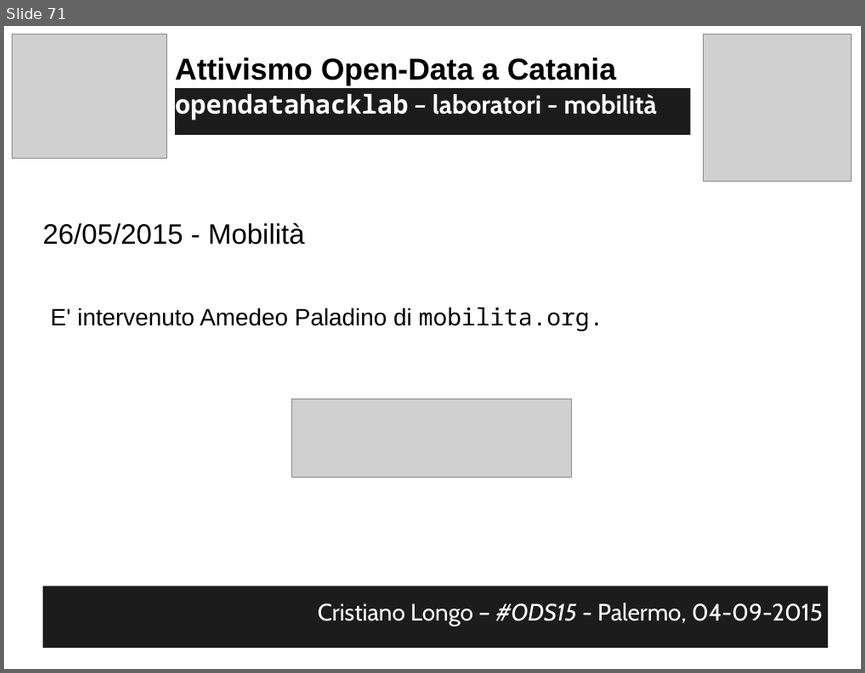
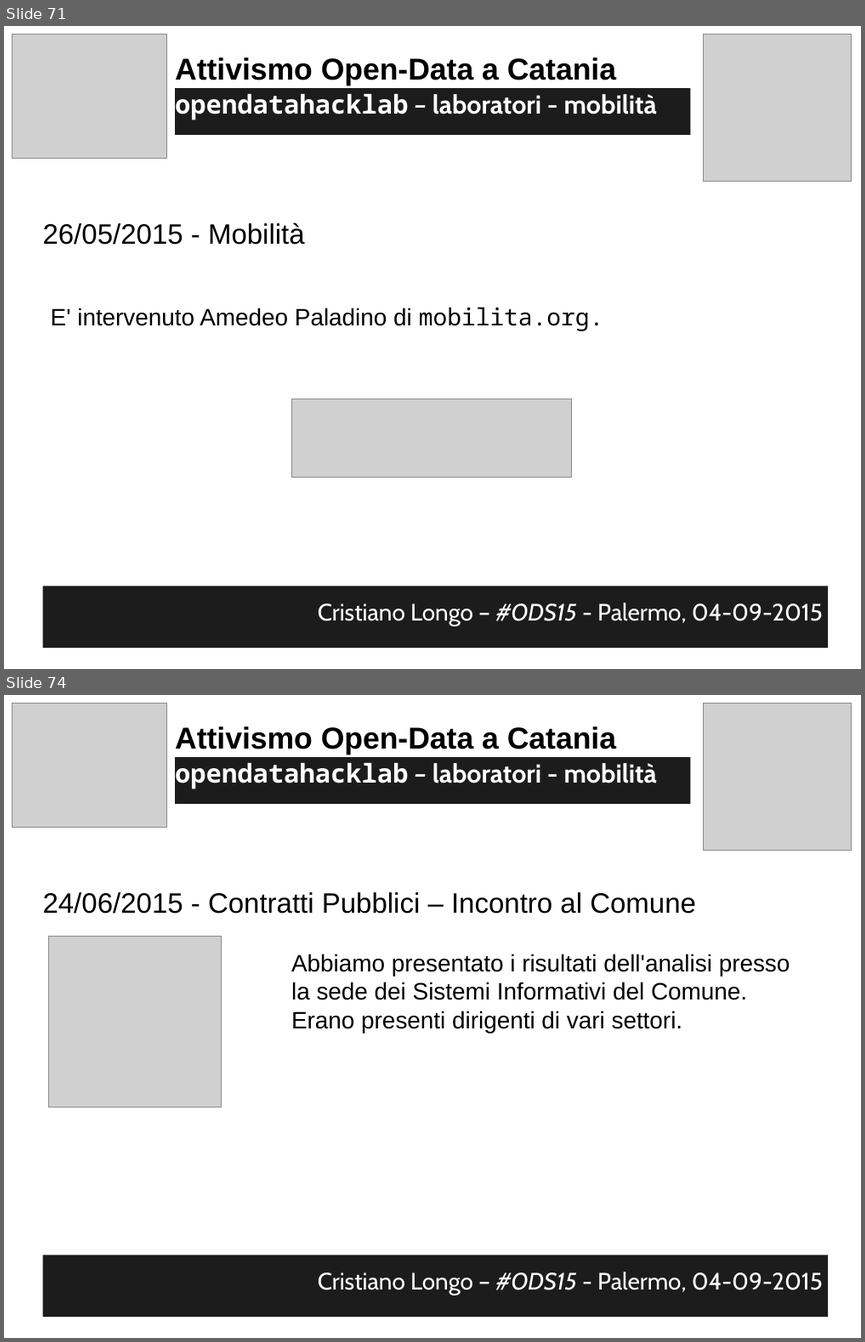
Before and after one commit to opendatahacklab/opendatahacklab.github.io, a slide deck: events/odt_ods15.odp. Shown one above the other, each under a label of ours: slide 71 before the commit, slides 71 and 74 after it; the slides between them are not shown. The pictures are 865x673 and 865x1342 pixels, drawn with LibreOffice and Linux fonts; fonts in the diff are those of the drawing; grey boxes stand for pictures. Boxes give left, top, right and bottom in pixels: in the first picture for what was removed or moved away, otherwise in the second. Text is boxed around its words. In the diff, an @@ line names an element or a change of style, - is before the commit and + after.

```diff
--- a/events/odt_ods15.odp
+++ b/events/odt_ods15.odp
@@ slide 74 added at [4, 695, 861, 1338], background #FFFFFF @@
@@ picture added at [12, 703, 167, 827] @@
@@ picture added at [704, 703, 851, 851] @@
@@ text added at [175, 726, 616, 755], 28 pt, text #000000, bold @@
+Attivismo Open-Data a Catania
@@ text added at [175, 757, 691, 804], fill #1C1C1C, 24 pt, text #FFFFFF, bold @@
+opendatahacklab – laboratori - mobilità
@@ text added at [43, 892, 696, 913], 26 pt, text #000000 @@
+24/06/2015 - Contratti Pubblici – Incontro al Comune
@@ picture added at [49, 936, 222, 1107] @@
@@ text added at [291, 953, 790, 1032], 22 pt, text #000000 @@
+Abbiamo presentato i risultati dell'analisi presso la sede dei Sistemi Informativi del Comune. Erano presenti dirigenti di vari settori.
@@ text added at [43, 1255, 828, 1316], fill #1C1C1C, 22 pt, text #FFFFFF @@
+Cristiano Longo – #ODS15 - Palermo, 04-09-2015
```
Also in this commit, not shown: 2 slides changed, 3 other slides added, 5 slides removed, 1 other file.
